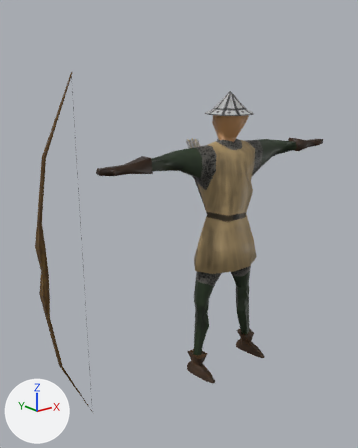
An edit to the Blender file 3DModels/BlendFiles/archer.blend, drawn before and after from the same camera.
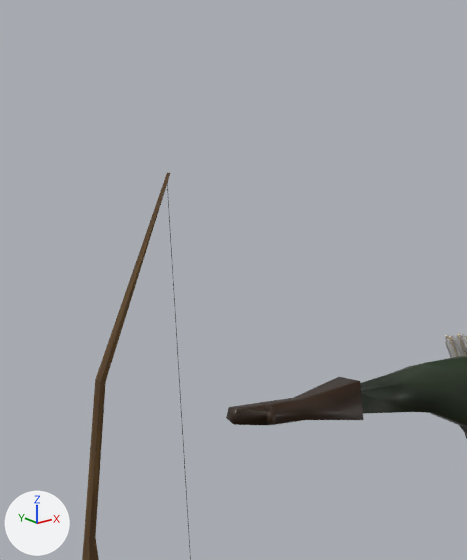
Each version is shown whole from a 50 mm lens placed at (-17.34, -17.63, 7.67), pointed at (-3.14, 0.13, 0.57), then close up on the part from 1% to 55% of the width and 0% to 52% of the height. Lighting does not change. The marker at lower left points along +X, +Y and +Z.
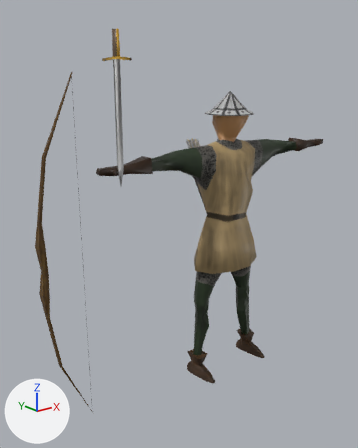
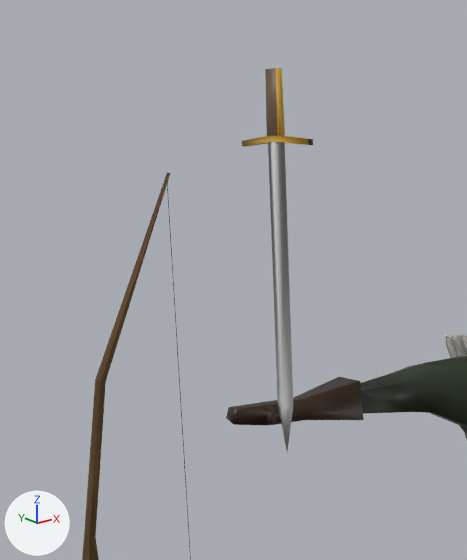
Where the newer file only moved an object's origin or applied its transform, the numbers keep the older frame.

Pixel boxes [x1, y1, x2, y2] of what changed, in the close-ups (467 x 560 px):
'Plane.002', shown: after [242, 68, 313, 451]

Edits to the bpy script that builds the scene:
```text
Add img_archer_epee_png:
    img_archer_epee_png = load_image('archer_epee.png', '../../Textures/archer_epee.png', 1024, 1024, 'sRGB')
Add mat_archer_epee_png:
    mat_archer_epee_png = principled_material('archer_epee.png')
    mat_archer_epee_png.texture = img_archer_epee_png
Change me_plane:
    used by ob_plane_002; location = (0.0, 0.0, 0.0)
    remove me_plane.from_pydata(...)  # 25 vertices, 31 faces; spans x -1.7..3.26, y -0.8..0.8, z -0.11..0.0
    add me_plane.from_pydata(...)  # 25 vertices, 31 faces; spans x -8.78..-8.67, y -4.55..-2.95, z 3.87..8.83
    me_plane part 1
    25 vertices are added at x -8.78..-8.67, y -4.55..-2.95, z 3.87..8.83
    31 new faces join them
    add me_plane.materials.append(mat_archer_epee_png)  # picture img_archer_epee_png
Change ob_plane_002:
    remove ob_plane_002.hide_viewport = True
```
